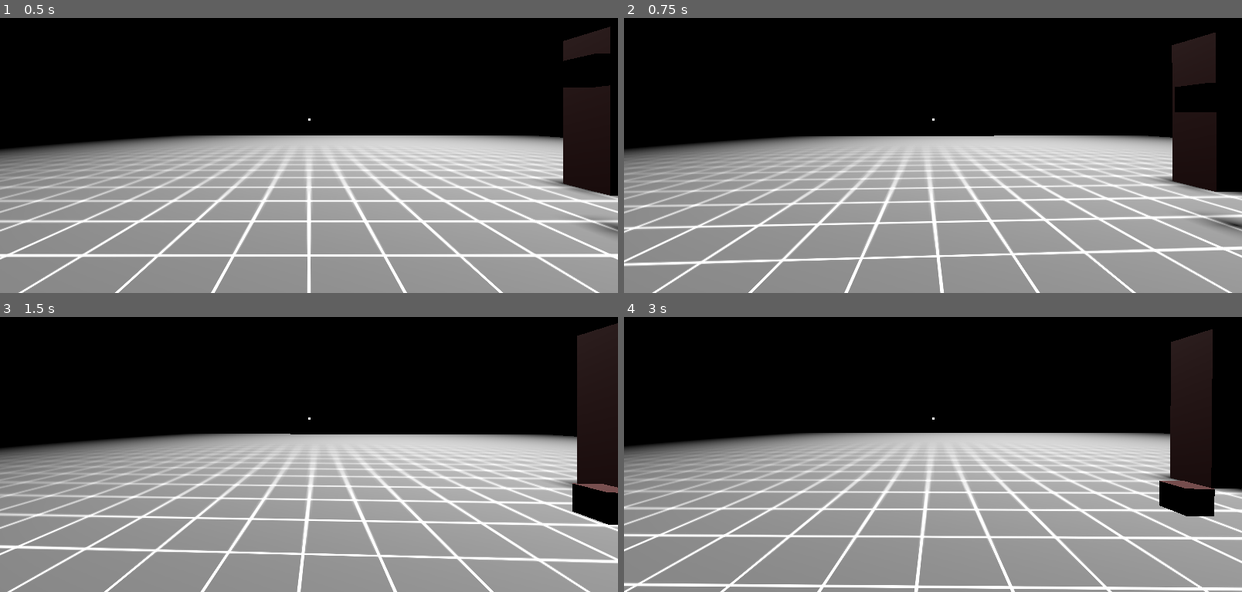
Above: before the commit, frames 1-4 (two rows, left to right).
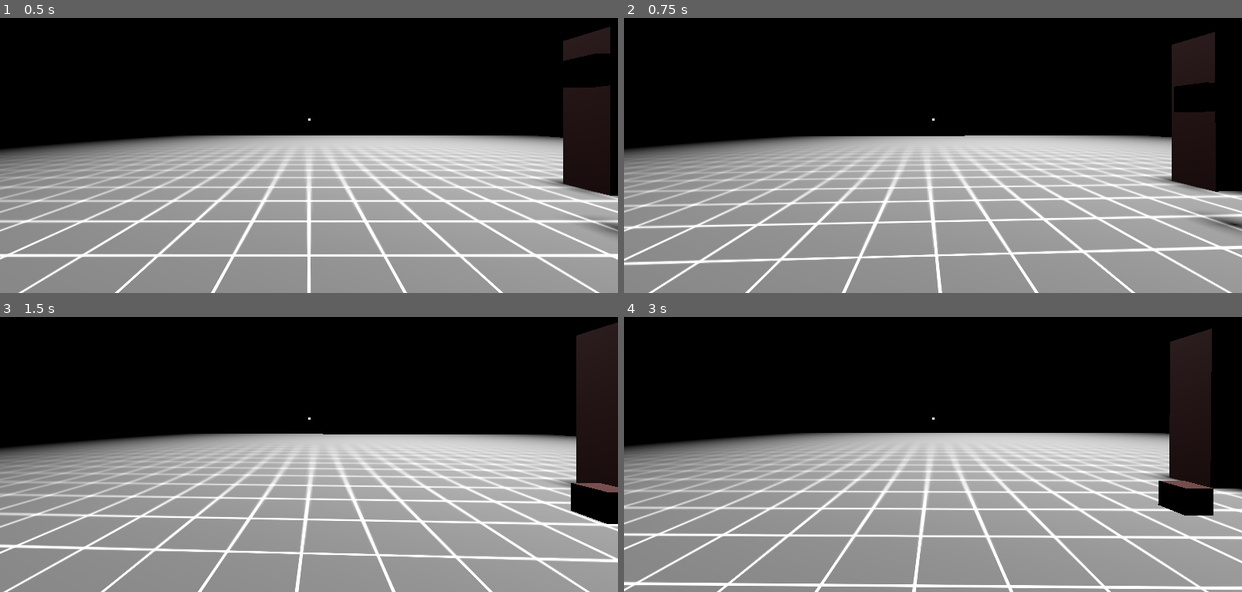
Above: after the commit, the same moments.

Repository: marcotmotta/angler
Game: Godot game, scene res://Main.tscn
The game is run twice, just before and just after one commit, with the same random seed, the same clock (stepped at 60 frames per second) and the same inputs.
Inputs (mouse positions are in pixels of both pictures, inside the frame that each line leads up to):
- Up to frame 1 (0.5 s): no input
- Up to frame 2 (0.75 s): move the mouse to (963, 117) at 0.52 s; tap A (a) at 0.6 s
- Up to frame 3 (1.5 s): tap D (d) at 0.8, 1.35 s; move the mouse to (278, 418) at 1.27 s
- Up to frame 4 (3 s): tap E (e) at 1.55, 2.1 s; move the mouse to (945, 413) at 2.02 s; tap S (s) at 2.3, 2.85 s; move the mouse to (926, 424) at 2.77 s

Frame 1 is identical in both runs. In frame 2, 4.4% of the frame differs, in the area x 0-100%, y 5-100%; in frame 3, 4.3%; in frame 4, 4.9%, in the area x 0-100%, y 4-100%.

Commit message:
camera animation blend

Diff:
--- a/Player/Player.gd
+++ b/Player/Player.gd
@@ -28,11 +28,13 @@
 		pick_up_object = collision_object
 		$UI/Control/PickUpLabel.text = 'Press E\nPick Up ' + collision_object.TYPE.capitalize()
 		$UI/Control/PickUpLabel.visible = true
+		$UI/Control/ColorRect.color = 'red'
 		return
 
 	pick_up_object = {}
 	$UI/Control/PickUpLabel.text = ''
 	$UI/Control/PickUpLabel.visible = false
+	$UI/Control/ColorRect.color = 'white'
 
 func _process(delta):
 	_check_pick_up()
@@ -54,9 +56,10 @@
 
 	if direction != Vector3.ZERO:
 		direction = direction.normalized()
-		$Rotation_Helper/CameraAnimation.play("camera_walk")
+		print(direction)
+		$Rotation_Helper/CameraAnimation.play("camera_walk", 1)
 	else:
-		$Rotation_Helper/CameraAnimation.stop()
+		$Rotation_Helper/CameraAnimation.play("stop", 0.1)
 
 	# Ground Velocity
 	velocity.x = direction.x * SPEED
--- a/Player/Player.tscn
+++ b/Player/Player.tscn
@@ -1,11 +1,10 @@
-[gd_scene load_steps=9 format=3 uid="uid://4bpysmfyaucd"]
+[gd_scene load_steps=10 format=3 uid="uid://4bpysmfyaucd"]
 
 [ext_resource type="Script" path="res://Player/Player.gd" id="1"]
 
 [sub_resource type="Animation" id="Animation_hdfln"]
 resource_name = "camera_walk"
 length = 2.0
-loop_mode = 1
 tracks/0/type = "value"
 tracks/0/imported = false
 tracks/0/enabled = true
@@ -34,10 +33,26 @@
 "values": [Vector3(0, 0.5, 0)]
 }
 
+[sub_resource type="Animation" id="Animation_ko56m"]
+resource_name = "stop"
+tracks/0/type = "value"
+tracks/0/imported = false
+tracks/0/enabled = true
+tracks/0/path = NodePath("Camera:position")
+tracks/0/interp = 1
+tracks/0/loop_wrap = true
+tracks/0/keys = {
+"times": PackedFloat32Array(0),
+"transitions": PackedFloat32Array(1),
+"update": 0,
+"values": [Vector3(0, 0.5, 0)]
+}
+
 [sub_resource type="AnimationLibrary" id="AnimationLibrary_f5tle"]
 _data = {
 "RESET": SubResource("Animation_83a77"),
-"camera_walk": SubResource("Animation_hdfln")
+"camera_walk": SubResource("Animation_hdfln"),
+"stop": SubResource("Animation_ko56m")
 }
 
 [sub_resource type="BoxShape3D" id="BoxShape3D_1w1th"]
@@ -66,7 +81,6 @@
 libraries = {
 "": SubResource("AnimationLibrary_f5tle")
 }
-autoplay = "camera_walk"
 
 [node name="HitArea" type="Area3D" parent="Rotation_Helper"]
 transform = Transform3D(1, 0, 0, 0, 1, 0, 0, 0, 1, 0, 0.5, 0)
